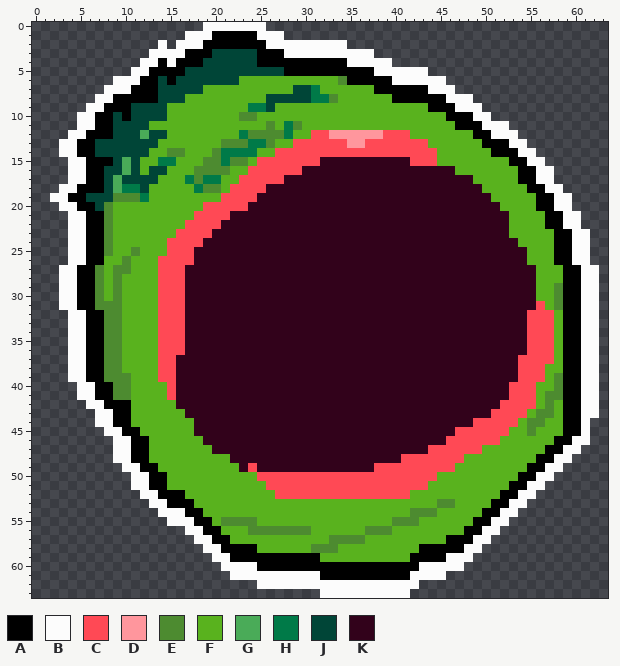
A pixel-art file gets an edit: packages/client/src/assets/emotes{m}/omegalul.aseprite. The picture above is the old version.
64x64 pixels, 1 frame.
Palette (. is transparent): A #000000  B #fcfcfc  C #ff4955  D #ff969d  E #4d8b30  F #59b21e  G #4aab58  H #007a48  J #004537  K #32021b
After the commit:
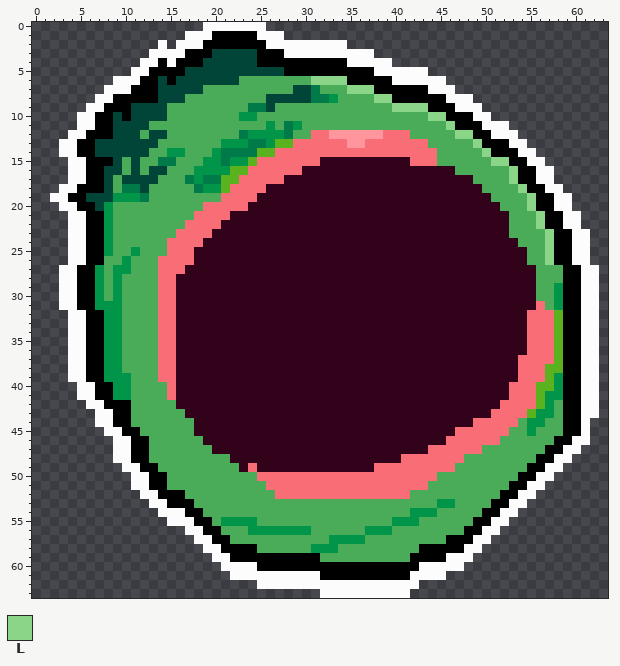
Colours new in this view: L #8bd588
The exact change:
colour C: #ff4955 -> #f96d76
colour E: #4d8b30 -> #009548
Changed rows in their new state; - is a pixel that keeps its letter.
Layer "Layer 2":
first column x 8:
 6 ---------------GGGGGGGGLLLL------------------------
 7 -----------GGGGGGGGGG---GGGLLL---------------------
 8 ---------GGGGGGGGG--------GGGGLL-------------------
 9 -------GGGGGGGGG---GGGGGGGGGGGGGLLLL---------------
10 -------GGGGGGGG--GGGGGGGGGGGGGGGGGGGLL-------------
11 -----GGGGGGGGGGGGG-G--GGGGGGGGGGGGGGGGL------------
12 -------GGGGGGGG------GG-----------GGGGGLL----------
13 ------GGGGGGG-----------------------GGGGGL---------
14 -----GG--GGG-------------------------GGGGGL--------
15 ----GG--GGG--------------------------GGGGGGLL------
16 ----G--GGG-----------------------------GGGGGGL-----
17 ------GGG--------------------------------GGGGL-----
18 -----GGGGG--------------------------------GGGGL----
19 -----GGGGGGGG------------------------------GGGGL---
20 -GGGGGGGGGG---------------------------------GGGL---
21 -GGGGGGGGG-----------------------------------GGGL--
22 -GGGGGGGG------------------------------------GGGL--
23 -GGGGGGG-------------------------------------GGGGL-
24 -GGGGGG---------------------------------------GGGL-
25 -GG-GGG----------------------------------------GGL-
26 GG-GGG-----------------------------------------GGL-
27 G--GGG------------------------------------------GGG
28 G-GGGG--K---------------------------------------GGG
29 G-GGGG--K---------------------------------------GG-
30 G-GGGG--K---------------------------------------GG-
31 --GGGG--K----------------------------------------G-
32 --GGGG--K------------------------------------------
33 --GGGG--K------------------------------------------
34 --GGGG--K------------------------------------------
35 --GGGG--K------------------------------------------
36 --GGGG--K------------------------------------------
37 --GGGG---------------------------------------------
38 --GGGG---------------------------------------------
39 ---GGG---------------------------------------------
40 ---GGGG--------------------------------------------
41 ---GGGG--------------------------------------------
42 ---GGGGG------------------------------------------G
43 ---GGGGGG-----------------------------------------G
44 ---GGGGGGG------------------------------------G--GG
45 ----GGGGGG-----------------------------------GG-GGG
46 -----GGGGGG---------------------------------GGGGGG-
47 -----GGGGGGG------------------------------GGGGGGG--
48 -----GGGGGGGGG--------------------------GGGGGGGG---
49 ------GGGGGGGGG------------------------GGGGGGGG----
50 -------GGGGGGGGGG--------------------GGGGGGGGG-----
51 -------GGGGGGGGGGG------------------GGGGGGGGG------
52 ---------GGGGGGGGGG---------------GGGGGGGGGG-------
53 ----------GGGGGGGGGGGGGGGGGGGGGGGGGGG--GGGG--------
54 -----------GGGGGGGGGGGGGGGGGGGGGGG---GGGGG---------
55 ------------G----GGGGGGGGGGGGGGG---GGGGGG----------
56 -------------GGG-------GGGGGG---GGGGGGGG-----------
57 --------------GGGGGGGGGGG----GGGGGGGGG-------------
58 -----------------GGGGGG---GGGGGGGGG----------------
59 ------------------------GGGGGGGGGG-----------------
Where, in picture pixels (left, top, right, bottom), the same in both pictures:
changed: (95, 76, 563, 562)
